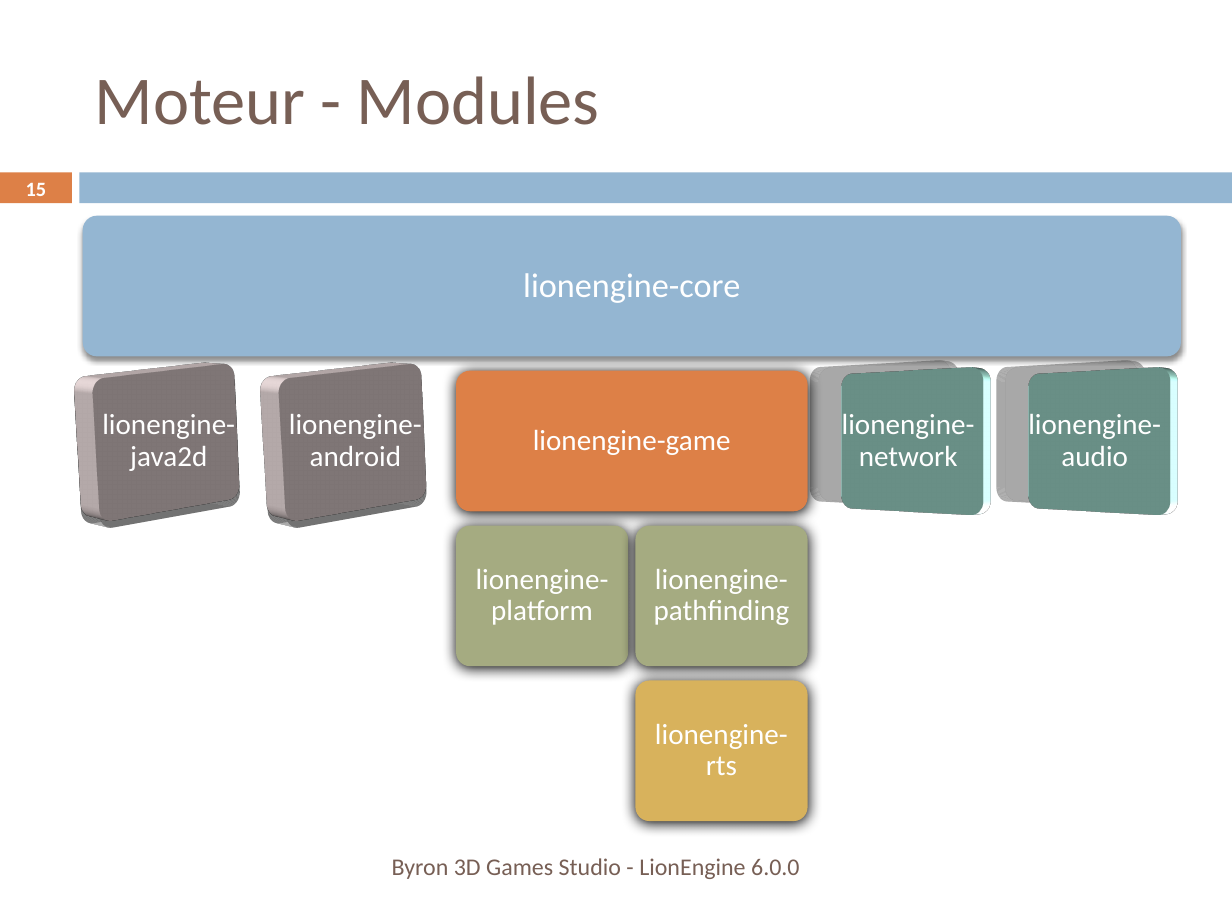
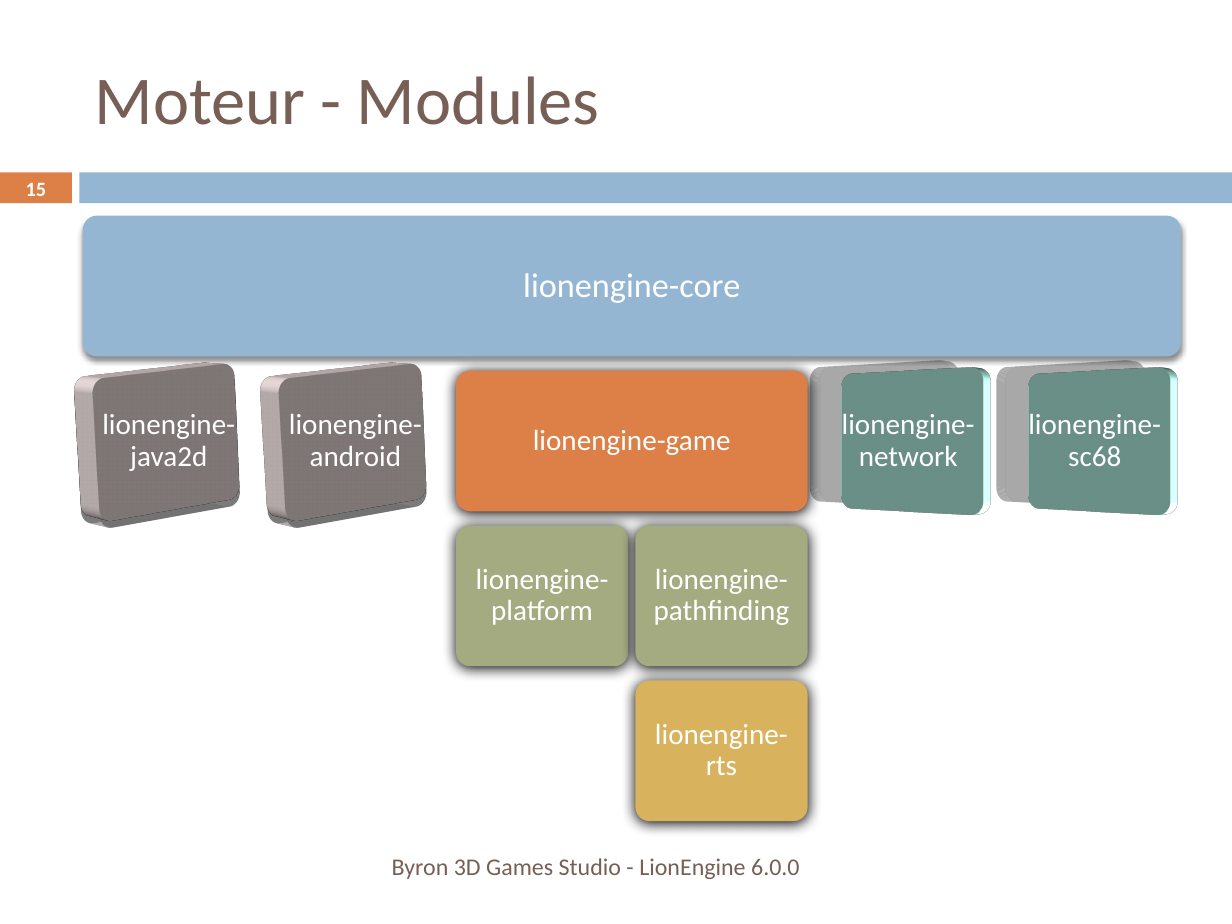
Before and after one commit to b3dgs/lionengine, a slide deck: slide 15 of doc/src/lionengine.pptx. Drawn at 1232x924 pixels with LibreOffice and Linux fonts; fonts in the diff are those of the drawing. Boxes give left, top, right and bottom in pixels: in the first picture for what was removed or moved away, otherwise in the second. Text is boxed around its words. In the diff, an @@ line names an element or a change of style, - is before the commit and + after.

```diff
--- a/doc/src/lionengine.pptx
+++ b/doc/src/lionengine.pptx
@@ text at [1028,414,1161,466]: text changed @@
-lionengine-audio
+lionengine-sc68
```
Also in this commit, not shown: 4 other slides changed, 1 other file.
